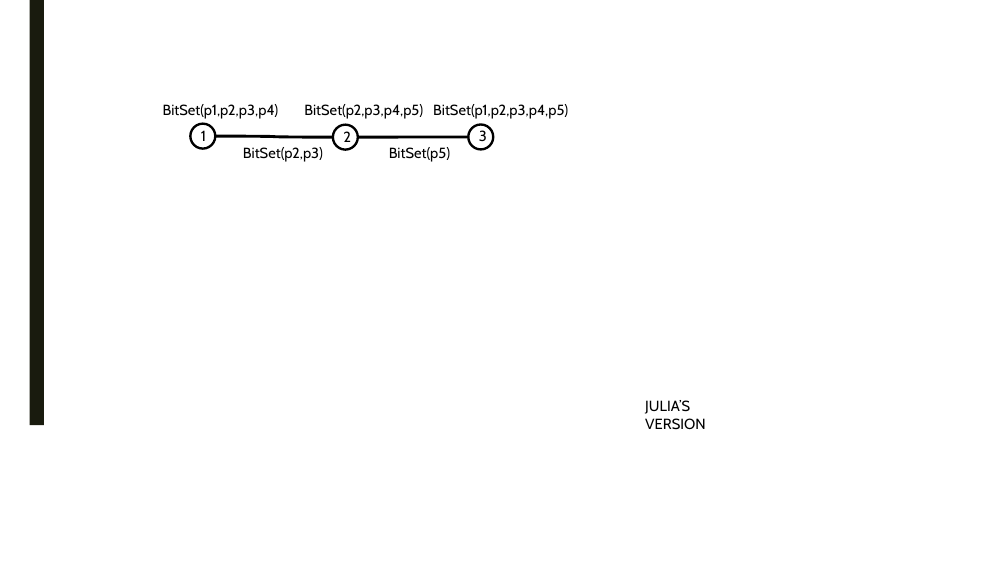
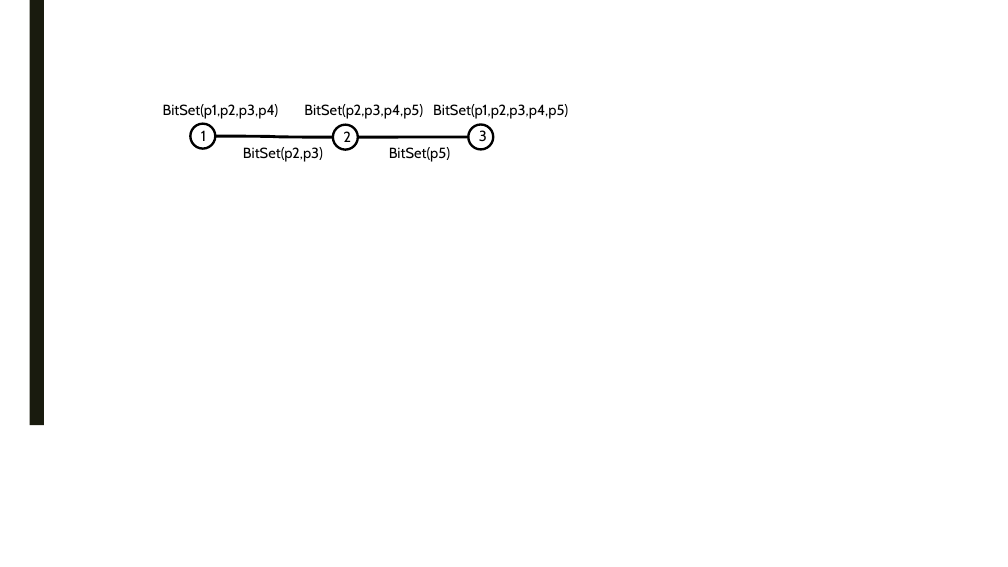
Before and after one commit to PortalDB/portal, a slide deck: slide 5 of paper/pvldb2016/figs/model.pptx (slide 13 before the commit). Drawn at 1008x567 pixels with LibreOffice and Linux fonts; fonts in the diff are those of the drawing. Boxes give left, top, right and bottom in pixels: in the first picture for what was removed or moved away, otherwise in the second. Text is boxed around its words. In the diff, an @@ line names an element or a change of style, - is before the commit and + after.

```diff
--- a/paper/pvldb2016/figs/model.pptx
+++ b/paper/pvldb2016/figs/model.pptx
@@ text removed at <box>645,400,706,430</box> @@
-JULIA’S VERSION
```
Also in this commit, not shown: 1 other slide changed, 4 slides added.
